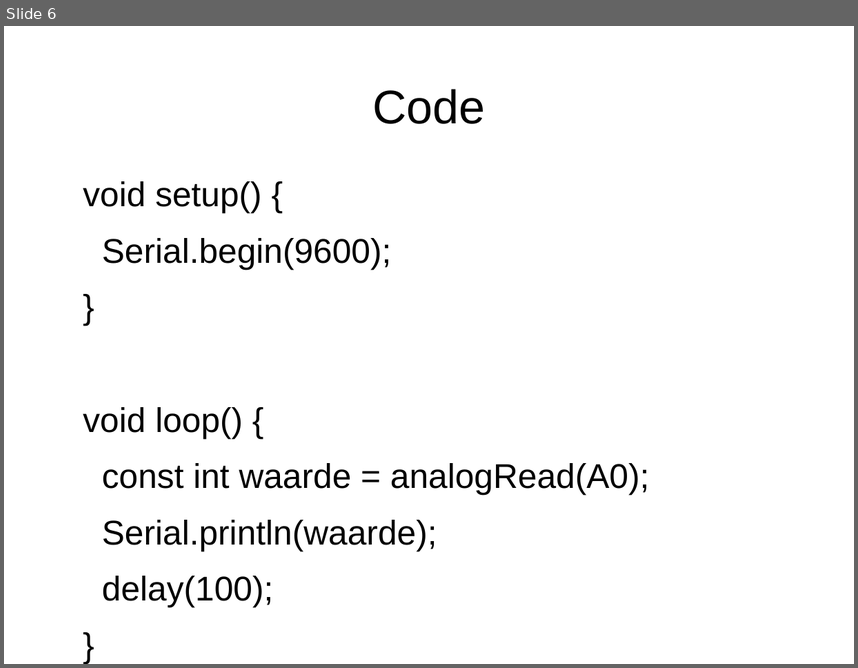
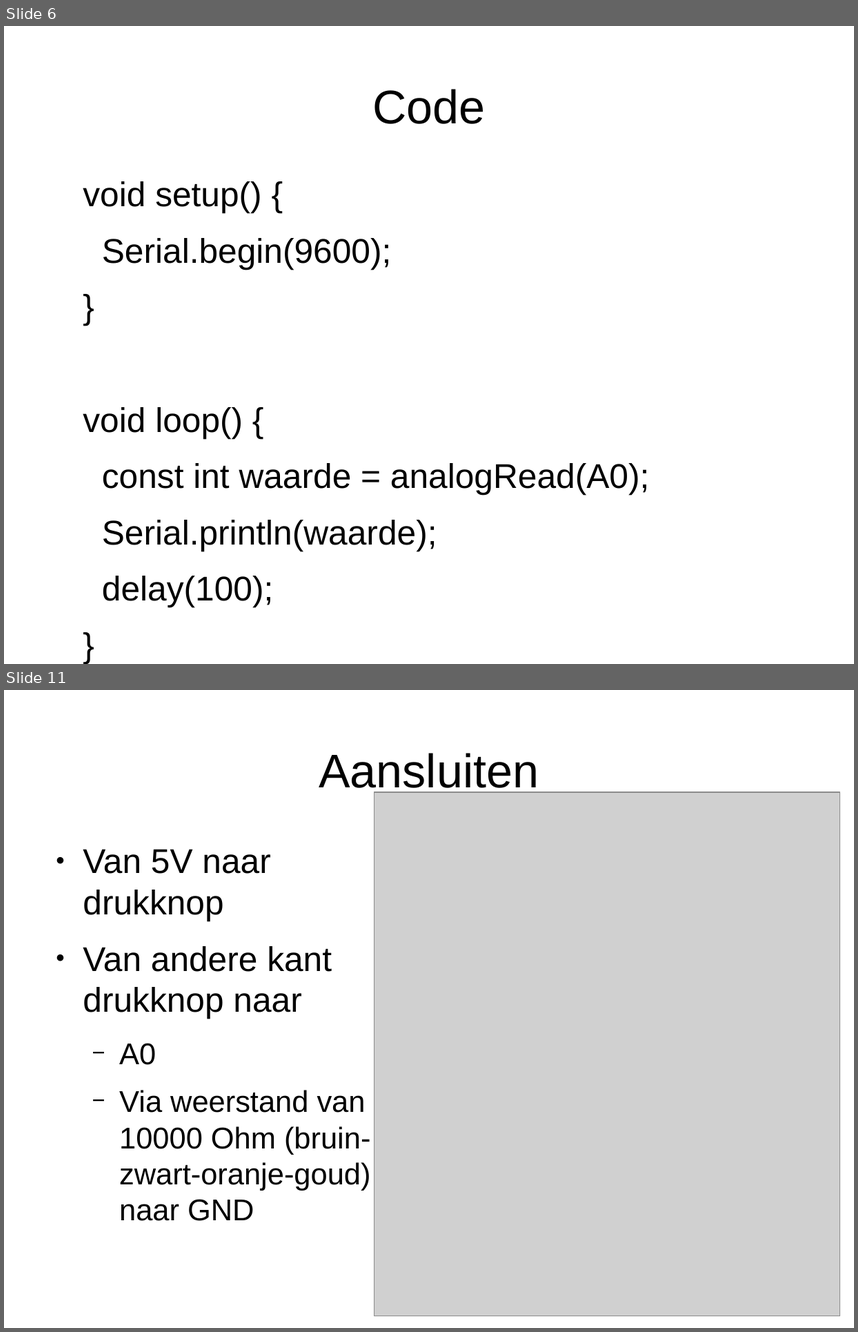
Before and after one commit to djog/arduino_cursus, a slide deck: Raw/Drukknop.odp. Shown one above the other, each under a label of ours: slide 6 before the commit, slides 6 and 11 after it; the slides between them are not shown. The pictures are 858x668 and 858x1332 pixels, drawn with LibreOffice and Linux fonts; fonts in the diff are those of the drawing; grey boxes stand for pictures. Boxes give left, top, right and bottom in pixels: in the first picture for what was removed or moved away, otherwise in the second. Text is boxed around its words. In the diff, an @@ line names an element or a change of style, - is before the commit and + after.

```diff
--- a/Raw/Drukknop.odp
+++ b/Raw/Drukknop.odp
@@ slide 11 added at [4,690,854,1328], background #FFFFFF @@
@@ title added at [319,753,539,796], 44 pt, text #000000 @@
+Aansluiten
@@ picture added at [375,792,840,1316] @@
@@ text added at [83,849,370,1221], 28 pt, text #000000 @@
+● Van 5V naar drukknop
+● Van andere kant drukknop naar
+  − A0
+  − Via weerstand van 10000 Ohm (bruin-zwart-oranje-goud) naar GND
```
Also in this commit, not shown: 7 other slides added, 3 other files.
